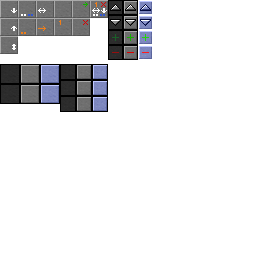
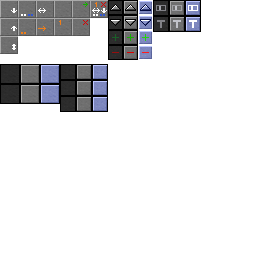
Before/after of a 256 × 256 layered artwork. What changed in the layer stack:
painted on "Icons" over [156, 5, 198, 28]
painted on "Background" over [153, 0, 201, 32]
